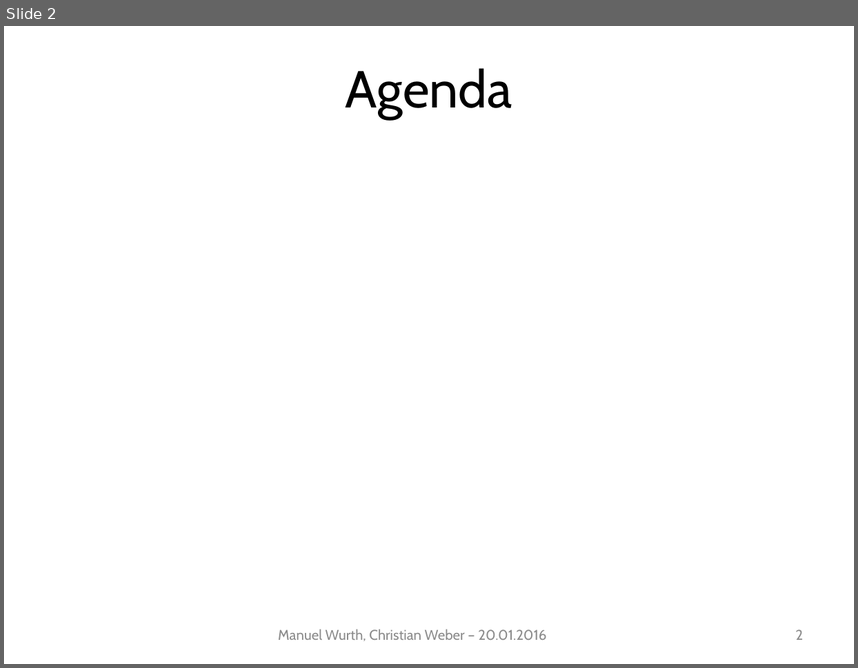
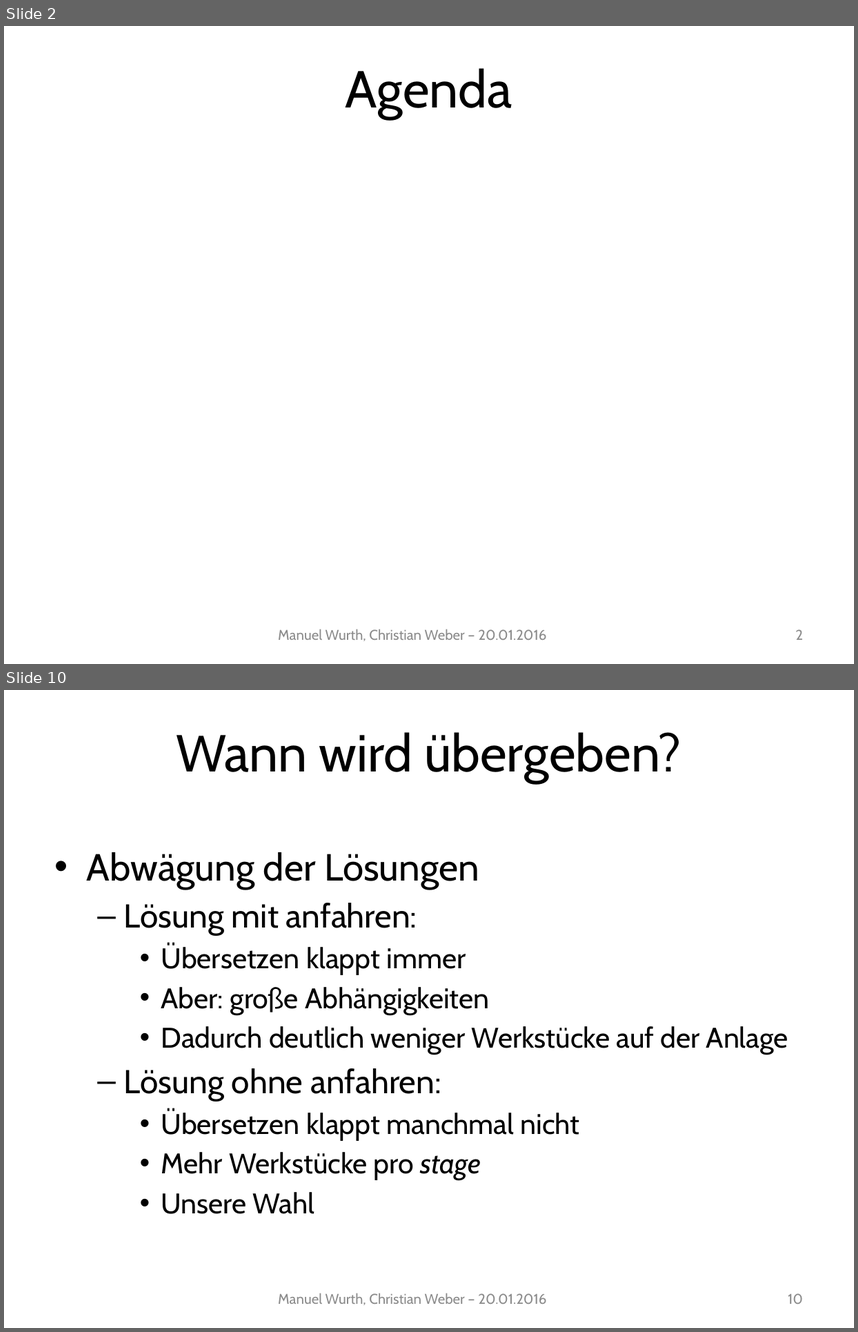
Before and after one commit to Mudvayne/FischertechnikSimulator, a slide deck: Documentation/Präsentation/Präsentation.pptx. Shown one above the other, each under a label of ours: slide 2 before the commit, slides 2 and 10 after it; the slides between them are not shown. The pictures are 858x668 and 858x1332 pixels, drawn with LibreOffice and Linux fonts; fonts in the diff are those of the drawing; background and template pictures are left out. Boxes give left, top, right and bottom in pixels: in the first picture for what was removed or moved away, otherwise in the second. Text is boxed around its words. In the diff, an @@ line names an element or a change of style, - is before the commit and + after.

```diff
--- a/Documentation/Präsentation/Präsentation.pptx
+++ b/Documentation/Präsentation/Präsentation.pptx
@@ slide 10 added at (4,690,854,1328), background #FFFFFF @@
@@ title added at (176,732,682,782), 44 pt, text #000000 @@
+Wann wird übergeben?
@@ text added at (87,852,789,1214), 24 pt, text #000000 @@
+• Abwägung der Lösungen
+  – Lösung mit anfahren:
+    • Übersetzen klappt immer
+    • Aber: große Abhängigkeiten
+    • Dadurch deutlich weniger Werkstücke auf der Anlage
+  – Lösung ohne anfahren:
+    • Übersetzen klappt manchmal nicht
+    • Mehr Werkstücke pro stage
+    • Unsere Wahl
@@ text added at (278,1292,546,1305), 12 pt, text #8C8C8C @@
+Manuel Wurth, Christian Weber – 20.01.2016
@@ page number added at (788,1293,803,1303), 12 pt, text #8C8C8C @@
+10
```
Also in this commit, not shown: 1 slide changed, 14 other slides added, 2 other files.
